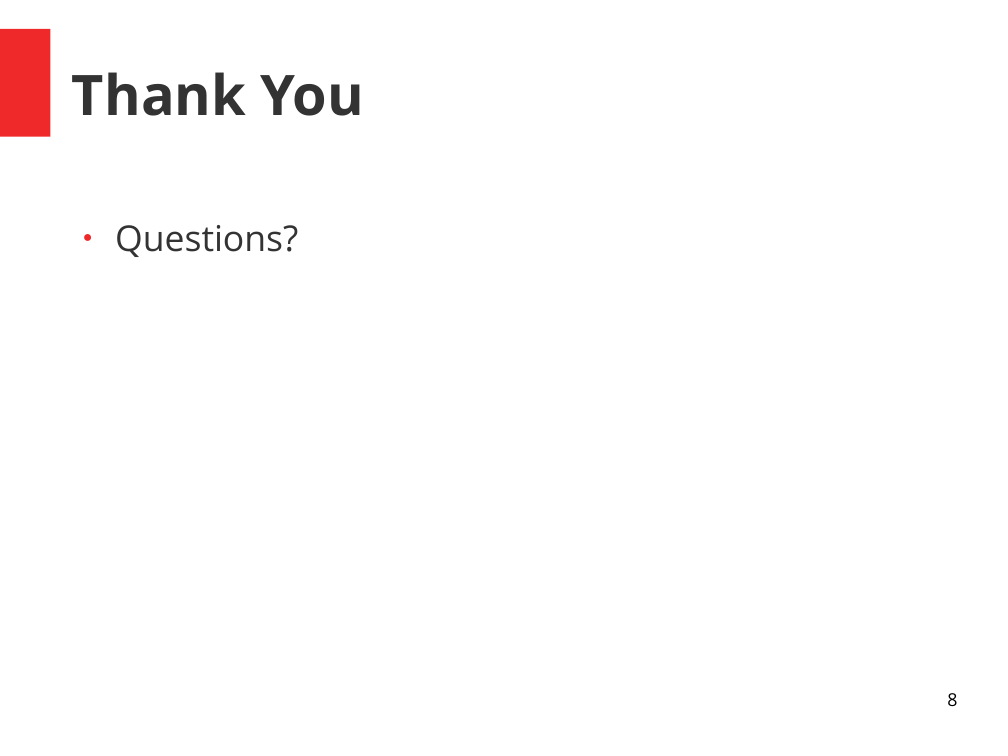
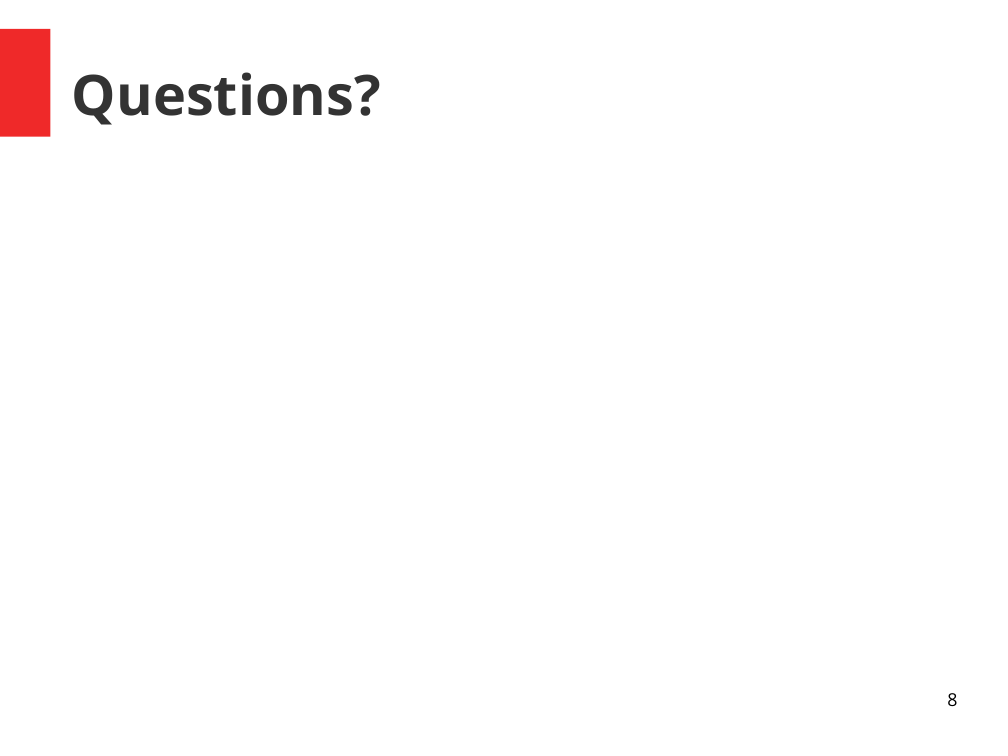
Before and after one commit to Pavlos1/GRTrace, a slide deck: slide 8 of papers/presentation.odp. Drawn at 1008x756 pixels with LibreOffice and Linux fonts; fonts in the diff are those of the drawing. Boxes give left, top, right and bottom in pixels: in the first picture for what was removed or moved away, otherwise in the second. Text is boxed around its words. In the diff, an @@ line names an element or a change of style, - is before the commit and + after.

```diff
--- a/papers/presentation.odp
+++ b/papers/presentation.odp
@@ title "Questions?": place and size @@
-title "Questions?" at (115, 225, 298, 257)
+title "Questions?" at (72, 72, 381, 125)
@@ title "Questions?" at (72, 72, 381, 125): size 28 to 44 pt, bold on; bullet ● to none; less space between paragraphs; vertical alignment top to middle @@
@@ title removed at (72, 72, 364, 116) @@
-Thank You
```
Also in this commit, not shown: 5 other slides changed, 3 other files.
